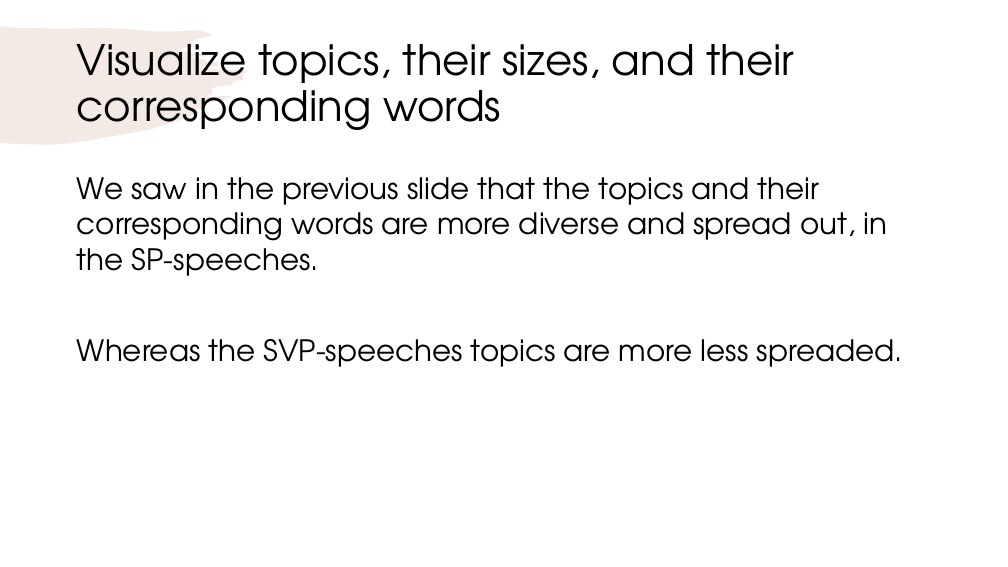
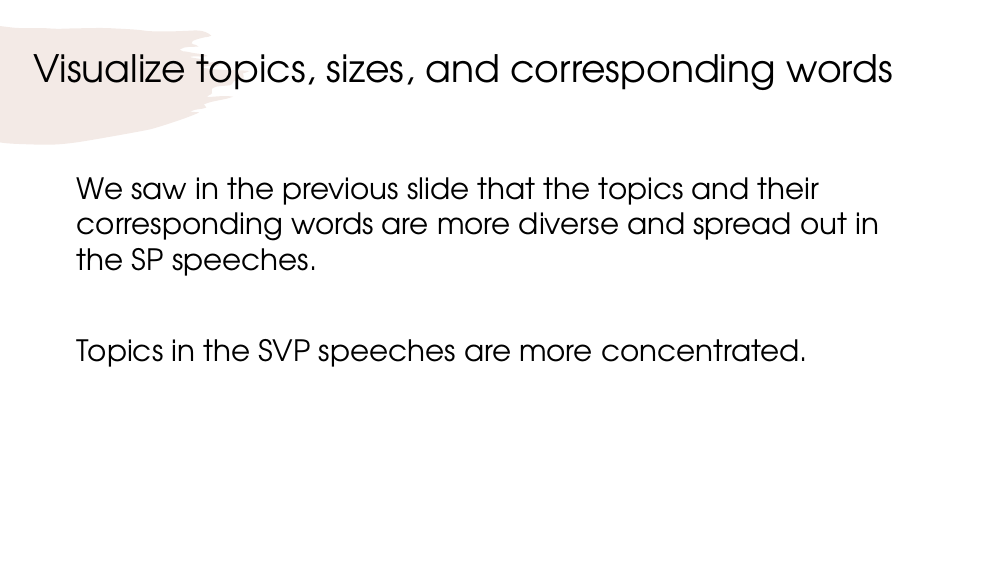
Before and after one commit to rfahrn/Exercise_3, a slide deck: slide 5 of Report – Key Findings.pptx. Drawn at 1008x567 pixels with LibreOffice and Linux fonts; fonts in the diff are those of the drawing. Boxes give left, top, right and bottom in pixels: in the first picture for what was removed or moved away, otherwise in the second. Text is boxed around its words. In the diff, an @@ line names an element or a change of style, - is before the commit and + after.

```diff
--- a/Report – Key Findings.pptx
+++ b/Report – Key Findings.pptx
@@ text at [33, 54, 892, 90]: text changed; size 40 to 36 pt @@
-Visualize topics, their sizes, and their corresponding words
+Visualize topics, sizes, and corresponding words
@@ text at [77, 177, 879, 367]: text changed @@
-We saw in the previous slide that the topics and their corresponding words are more diverse and spread out, in the SP-speeches.
-Whereas the SVP-speeches topics are more less spreaded.
+We saw in the previous slide that the topics and their corresponding words are more diverse and spread out in the SP speeches.
+Topics in the SVP speeches are more concentrated.
```
Also in this commit, not shown: 10 other slides changed, 1 other file.
